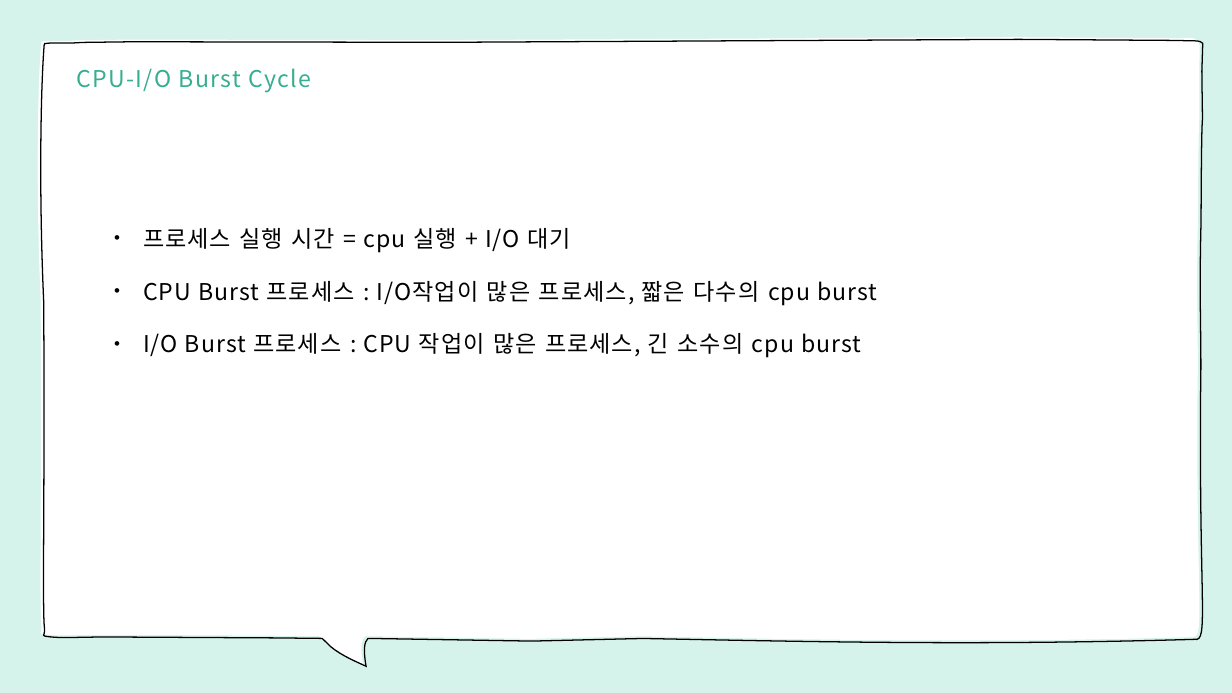
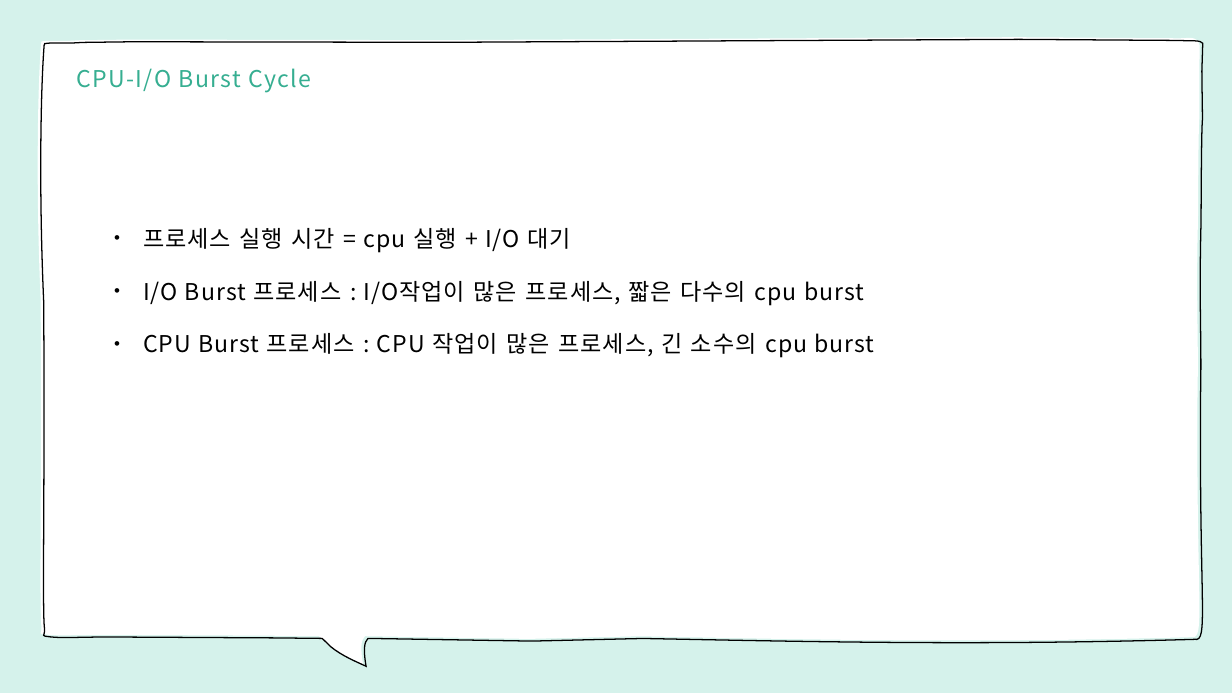
Before and after one commit to zNyuk96/algorithm_study, a slide deck: slide 6 of 016/cs/스케줄링_선민기.pptx. Drawn at 1232x693 pixels with LibreOffice and Linux fonts; fonts in the diff are those of the drawing. Boxes give left, top, right and bottom in pixels: in the first picture for what was removed or moved away, otherwise in the second. Text is boxed around its words. In the diff, an @@ line names an element or a change of style, - is before the commit and + after.

```diff
--- a/016/cs/스케줄링_선민기.pptx
+++ b/016/cs/스케줄링_선민기.pptx
@@ text at [143,281,875,358]: text changed @@
-• CPU Burst 프로세스 : I/O작업이 많은 프로세스, 짧은 다수의 cpu burst
-• I/O Burst 프로세스 : CPU 작업이 많은 프로세스, 긴 소수의 cpu burst
+• I/O Burst 프로세스 : I/O작업이 많은 프로세스, 짧은 다수의 cpu burst
+• CPU Burst 프로세스 : CPU 작업이 많은 프로세스, 긴 소수의 cpu burst
```
Also in this commit, not shown: 1 other file.
